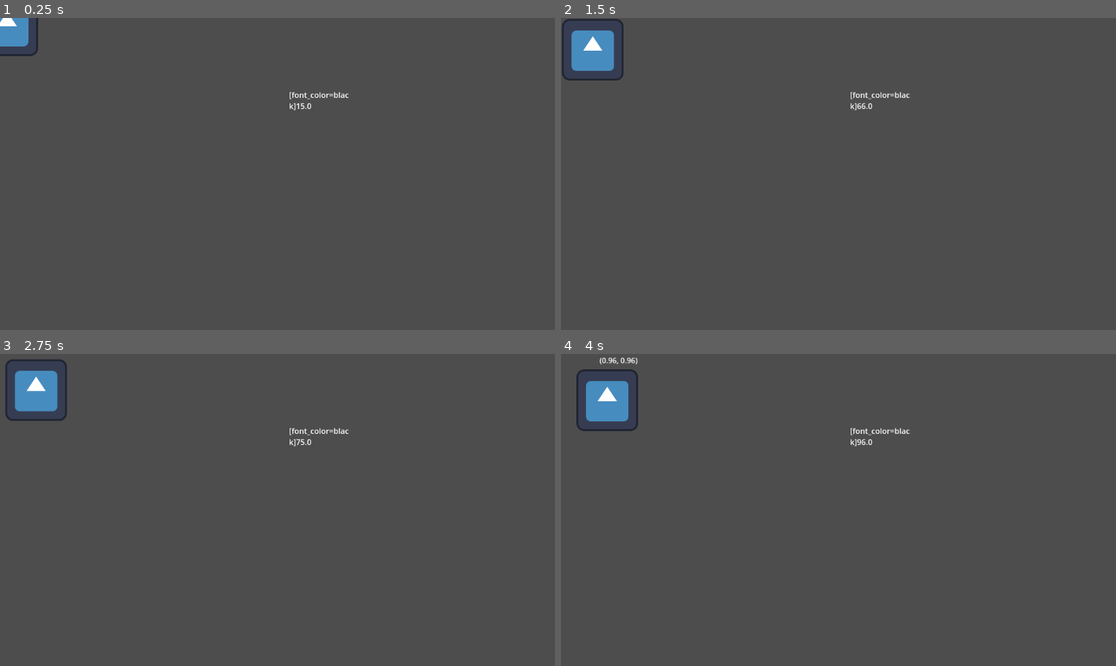
Above: before the commit, frames 1-4 (two rows, left to right).
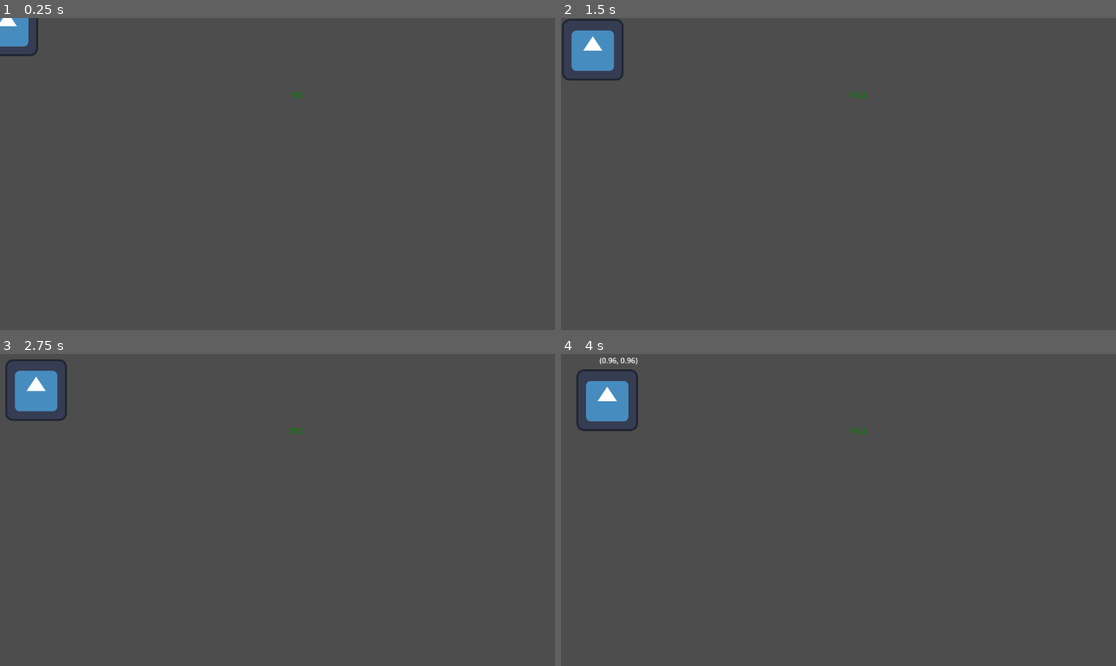
Above: after the commit, the same moments.

Repository: philip-thomson/DMD-Project
Game: Godot game, scene res://game_manager.tscn
Two runs of this game, one before a commit and one after it. Both use one fixed random seed, a clock stepped at 60 frames per second and the inputs below. The engine's default icon, where the game draws it, is replaced by a stand-in: a white triangle on a blue panel in a dark square.
Inputs:
- Up to frame 1 (0.25 s): no input
- Up to frame 2 (1.5 s): hold Shift (reverse) from 1.28 s (still down)
- Up to frame 3 (2.75 s): release Shift (reverse) at 2.03 s
- Up to frame 4 (4 s): hold Shift (reverse) from 3.53 s (still down)

The runs differ from the first frame. In frame 1, 0.2% of the frame differs, in the area x 52-63%, y 23-30%; in frame 2, 0.2%; in frame 3, 0.2%; in frame 4, 0.2%.

Commit message:
fixed color on text

Diff:
--- a/game_manager.gd
+++ b/game_manager.gd
@@ -23,7 +23,7 @@
 
 	sprite_2d.position = Vector2(counter, counter)
 
-	tags = "[font_color=black]"
+	tags = "[color=#008000]"
 
 	actual_text = str(counter)
 	$RichTextLabel.text = tags + actual_text
